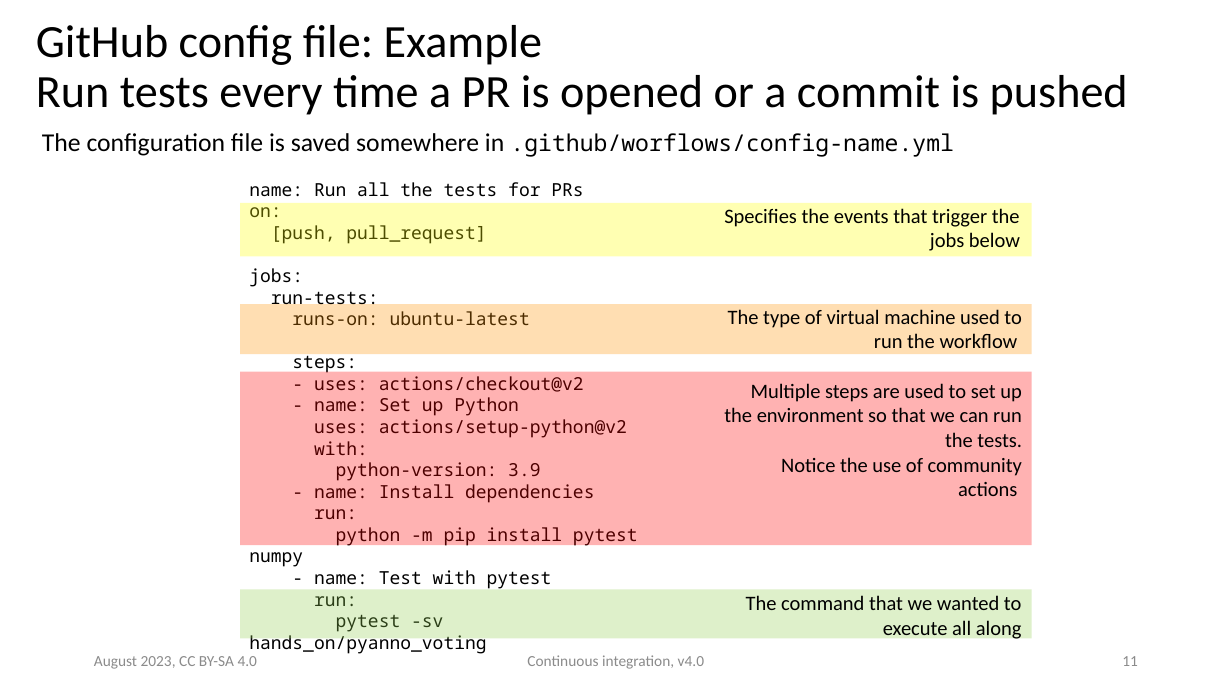
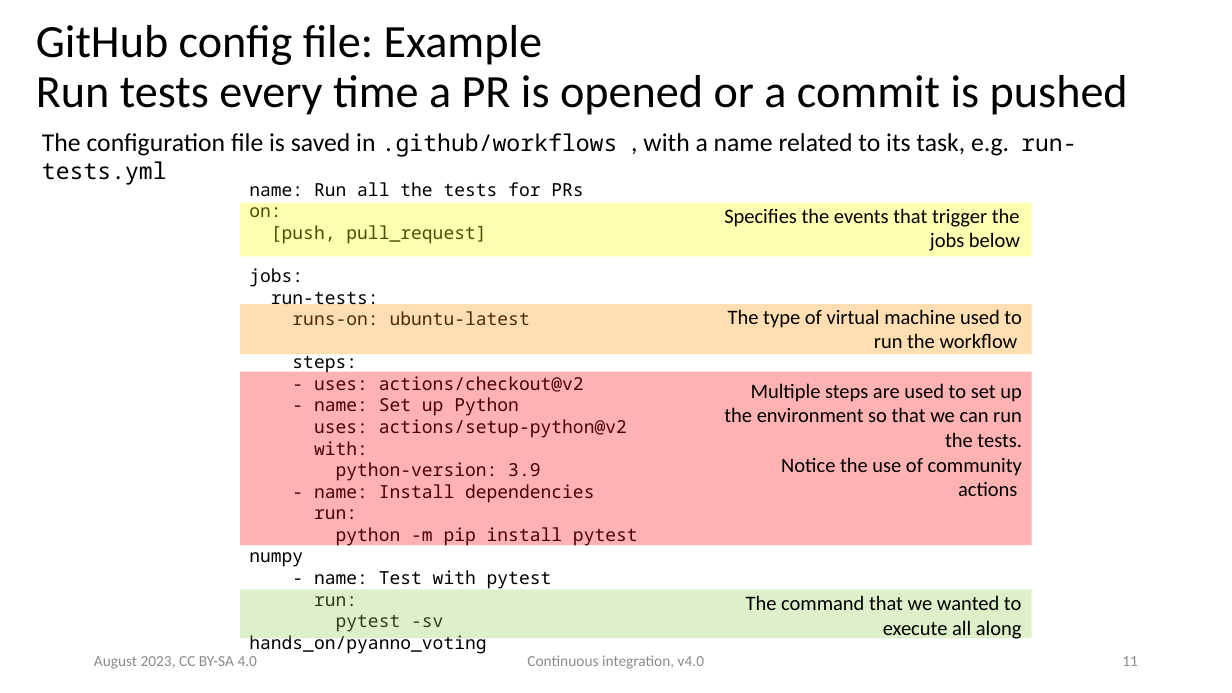
Before and after one commit to ASPP/testing_debugging_profiling, a slide deck: slide 11 of continuous_integration.pptx. Drawn at 1232x693 pixels with LibreOffice and Linux fonts; fonts in the diff are those of the drawing. Boxes give left, top, right and bottom in pixels: in the first picture for what was removed or moved away, otherwise in the second. Text is boxed around its words. In the diff, an @@ line names an element or a change of style, - is before the commit and + after.

```diff
--- a/continuous_integration.pptx
+++ b/continuous_integration.pptx
@@ text at (x1=42, y1=133, x2=1076, y2=156): text changed @@
-The configuration file is saved somewhere in .github/worflows/config-name.yml
+The configuration file is saved in .github/workflows , with a name related to its task, e.g. run-tests.yml
```
Also in this commit, not shown: 2 other slides changed, 4 other files.
